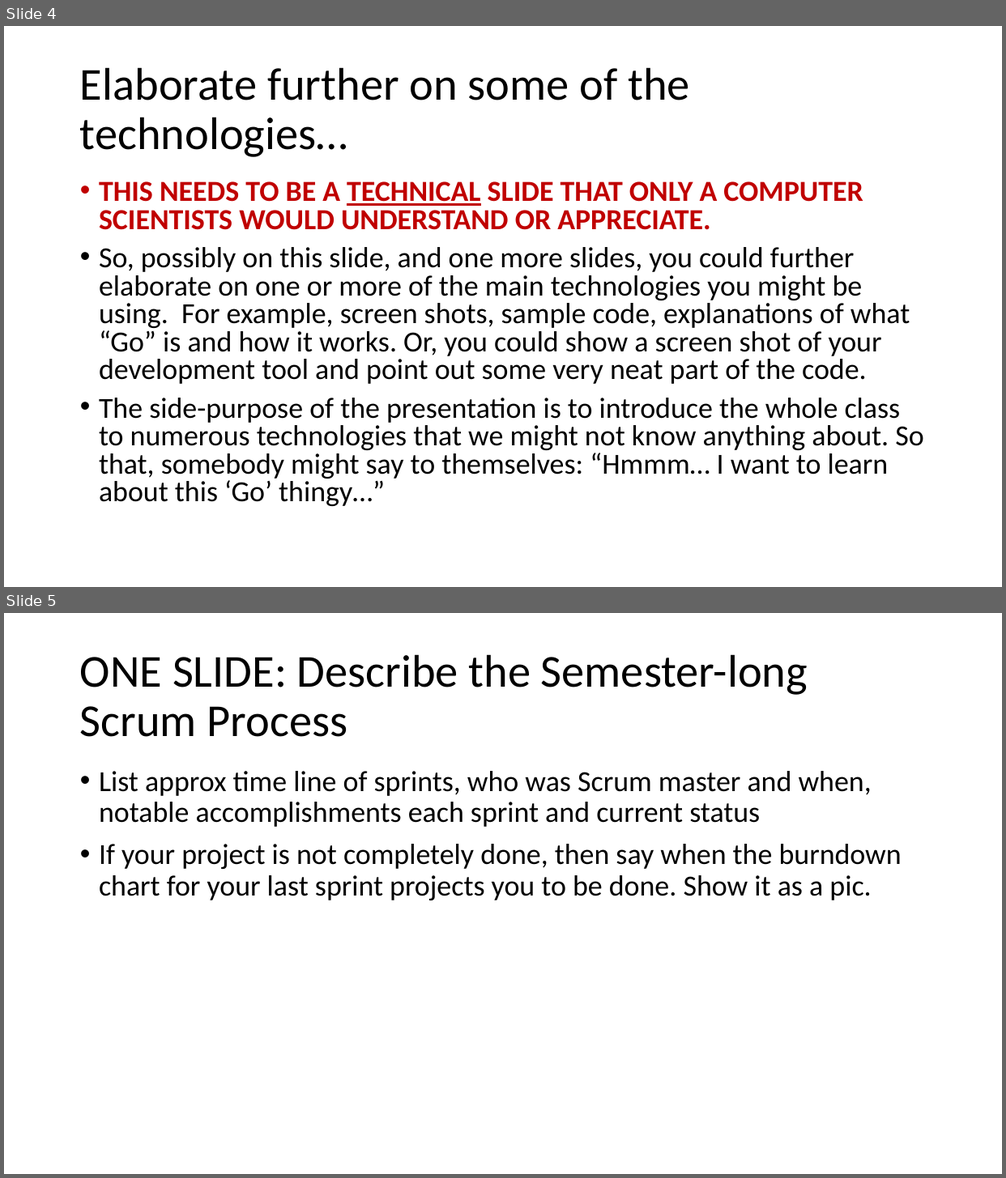
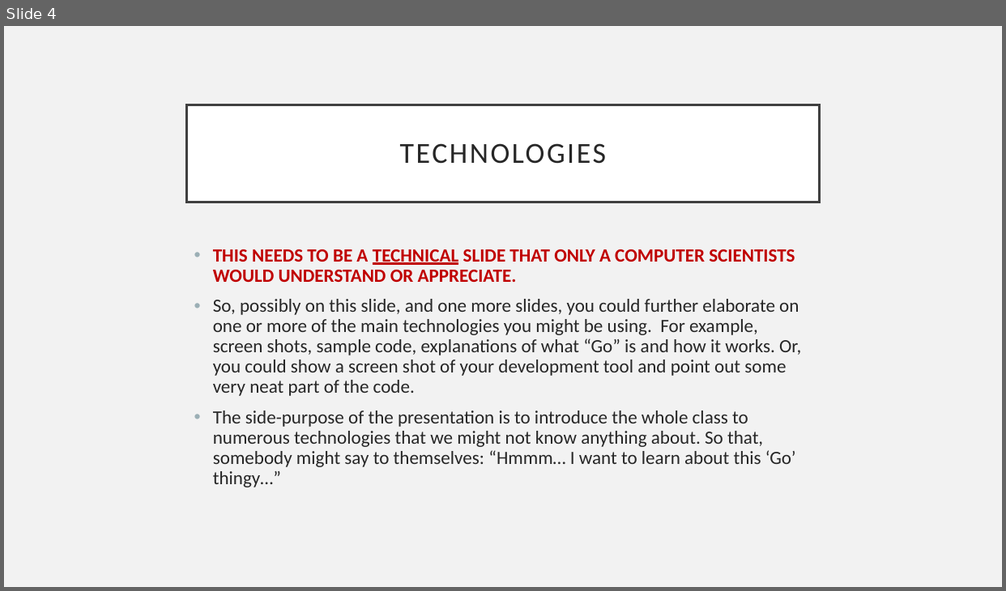
Before and after one commit to pauleanderson/capstone-spring-2018-team-7, a slide deck: midterm presentation/Presentation-StartingTemplate.pptx. Shown one above the other, each under a label of ours: slides 4 and 5 before the commit, slide 4 after it. The pictures are 1006x1178 and 1006x591 pixels, drawn with LibreOffice and Linux fonts; fonts in the diff are those of the drawing. Boxes give left, top, right and bottom in pixels: in the first picture for what was removed or moved away, otherwise in the second. Text is boxed around its words. In the diff, an @@ line names an element or a change of style, - is before the commit and + after.

```diff
--- a/midterm presentation/Presentation-StartingTemplate.pptx
+++ b/midterm presentation/Presentation-StartingTemplate.pptx
@@ slide 5 removed at <box>4,613,1002,1174</box>, background #FFFFFF @@
@@ title removed at <box>80,654,808,737</box> @@
-ONE SLIDE: Describe the Semester-long Scrum Process
@@ text removed at <box>99,771,901,901</box> @@
-• List approx time line of sprints, who was Scrum master and when, notable accomplishments each sprint and current status
-• If your project is not completely done, then say when the burndown chart for your last sprint projects you to be done. Show it as a pic.
@@ slide 4 changed as well @@
@@ background #FFFFFF to #F2F2F2 @@
@@ title "TECHNOLOGIES": place and size @@
-title "TECHNOLOGIES" at <box>80,67,690,157</box>
+title "TECHNOLOGIES" at <box>187,105,819,202</box>
@@ title "TECHNOLOGIES" at <box>187,105,819,202</box>: fill none to #FFFFFF; outline none to #404040 2.5 pt @@
@@ title at <box>400,143,606,164</box>: text changed; size 44 to 28 pt; text colour #000000 to #262626 @@
-Elaborate further on some of the technologies…
+TECHNOLOGIES
@@ text "THIS NEEDS TO BE A ...": place and size @@
-text "THIS NEEDS TO BE A ..." at <box>99,182,923,506</box>
+text "THIS NEEDS TO BE A ..." at <box>213,250,801,488</box>
@@ text "THIS NEEDS TO BE A ..." at <box>213,250,801,488</box>: size 28 to 18 pt; text colour #000000 to #262626 in "So, possibly on this slide, and one ...", "The side-purpose of the presentation is to ..."; line spacing 0.8 to 0.9 @@
```
Also in this commit, not shown: 2 other slides changed, 5 slides added, 4 other slides removed.
